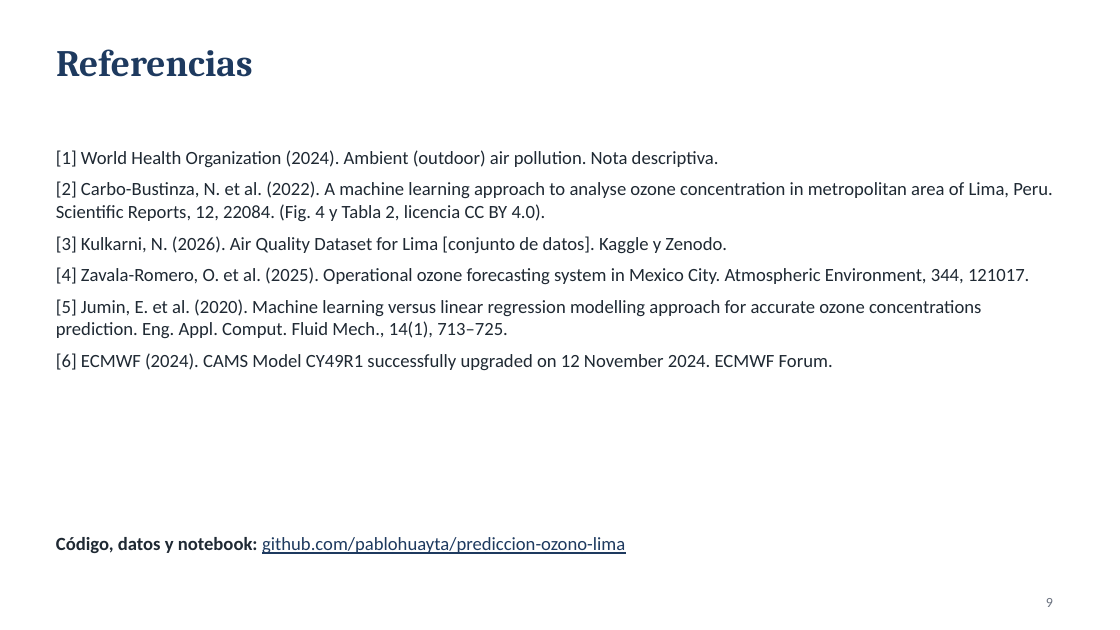
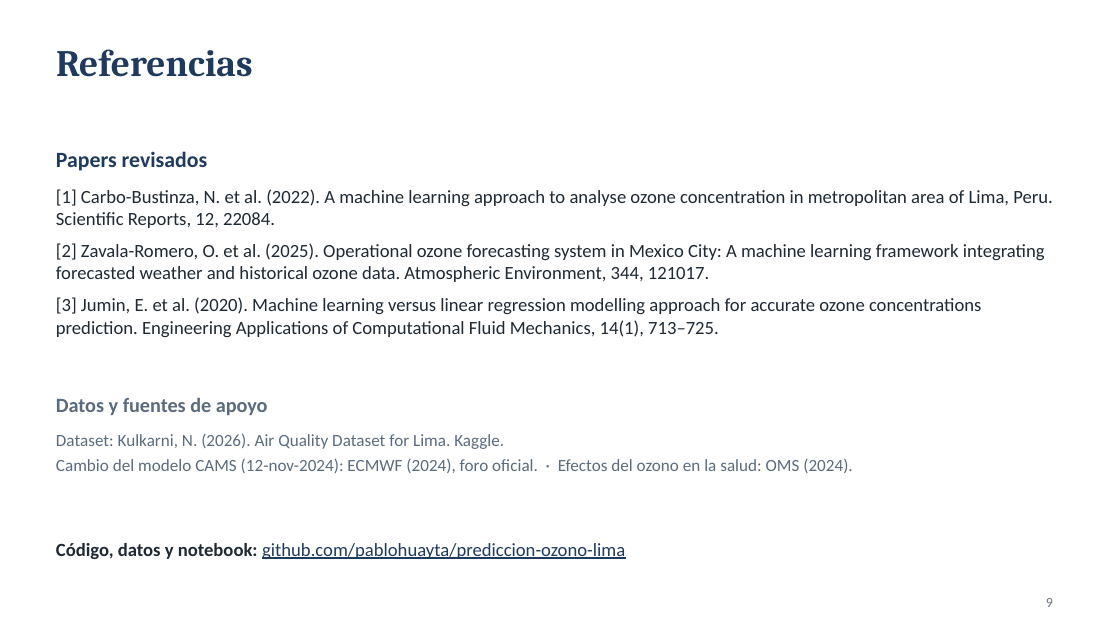
Before and after one commit to pablohuayta/prediccion-ozono-lima, a slide deck: slide 9 of Grupo7-TA-Exposicion.pptx. Drawn at 1120x630 pixels with LibreOffice and Linux fonts; fonts in the diff are those of the drawing. Boxes give left, top, right and bottom in pixels: in the first picture for what was removed or moved away, otherwise in the second. Text is boxed around its words. In the diff, an @@ line names an element or a change of style, - is before the commit and + after.

```diff
--- a/Grupo7-TA-Exposicion.pptx
+++ b/Grupo7-TA-Exposicion.pptx
@@ text added at bbox=[56, 151, 208, 171], 14 pt, text #1E3A5F, bold @@
+Papers revisados
@@ text at bbox=[56, 189, 1052, 337]: text changed @@
-[1] World Health Organization (2024). Ambient (outdoor) air pollution. Nota descriptiva.
-[2] Carbo-Bustinza, N. et al. (2022). A machine learning approach to analyse ozone concentration in metropolitan area of Lima, Peru. Scientific Reports, 12, 22084. (Fig. 4 y Tabla 2, licencia CC BY 4.0).
-[3] Kulkarni, N. (2026). Air Quality Dataset for Lima [conjunto de datos]. Kaggle y Zenodo.
-[4] Zavala-Romero, O. et al. (2025). Operational ozone forecasting system in Mexico City. Atmospheric Environment, 344, 121017.
-[5] Jumin, E. et al. (2020). Machine learning versus linear regression modelling approach for accurate ozone concentrations prediction. Eng. Appl. Comput. Fluid Mech., 14(1), 713–725.
-[6] ECMWF (2024). CAMS Model CY49R1 successfully upgraded on 12 November 2024. ECMWF Forum.
+[1] Carbo-Bustinza, N. et al. (2022). A machine learning approach to analyse ozone concentration in metropolitan area of Lima, Peru. Scientific Reports, 12, 22084.
+[2] Zavala-Romero, O. et al. (2025). Operational ozone forecasting system in Mexico City: A machine learning framework integrating forecasted weather and historical ozone data. Atmospheric Environment, 344, 121017.
+[3] Jumin, E. et al. (2020). Machine learning versus linear regression modelling approach for accurate ozone concentrations prediction. Engineering Applications of Computational Fluid Mechanics, 14(1), 713–725.
@@ text added at bbox=[56, 398, 268, 415], 13 pt, text #5B6B7F, bold @@
+Datos y fuentes de apoyo
@@ text added at bbox=[56, 433, 852, 473], 11 pt, text #5B6B7F @@
+Dataset: Kulkarni, N. (2026). Air Quality Dataset for Lima. Kaggle.
+Cambio del modelo CAMS (12-nov-2024): ECMWF (2024), foro oficial. · Efectos del ozono en la salud: OMS (2024).
@@ text "Código, datos y notebook: github.com/pablohuayta/prediccion- ...": place and size @@
-text "Código, datos y notebook: github.com/pablohuayta/prediccion- ..." at bbox=[56, 537, 625, 554]
+text "Código, datos y notebook: github.com/pablohuayta/prediccion- ..." at bbox=[56, 543, 625, 559]
```
Also in this commit, not shown: 2 other slides changed.
